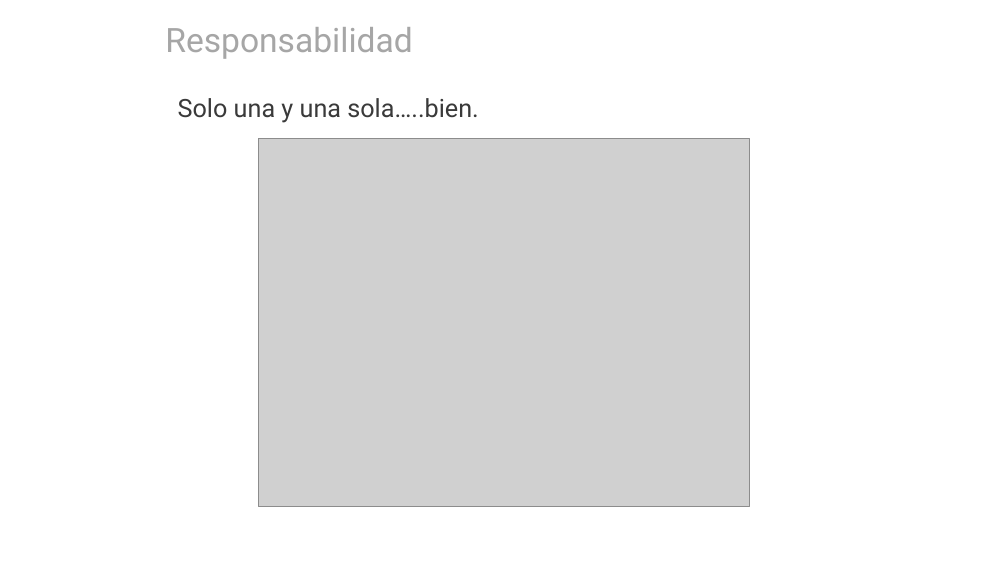
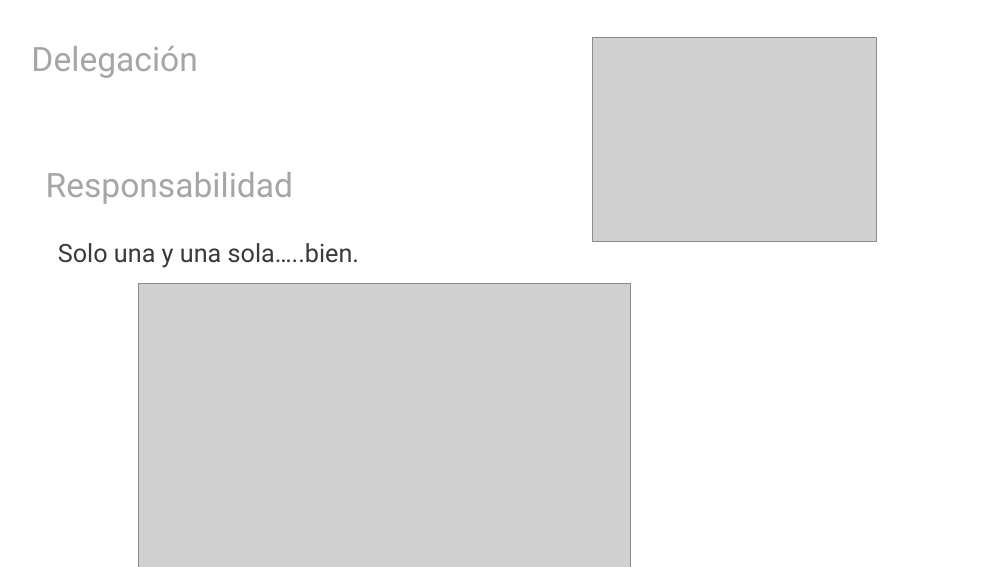
Before and after one commit to hexacta/HexactaLabs-NET, a slide deck: slide 9 of Presentaciones/4 - Programacion Orientada a Objetos.pptx (slide 26 before the commit). Drawn at 1008x567 pixels with LibreOffice and Linux fonts; fonts in the diff are those of the drawing; grey boxes stand for pictures; background and template pictures are left out. Boxes give left, top, right and bottom in pixels: in the first picture for what was removed or moved away, otherwise in the second. Text is boxed around its words. In the diff, an @@ line names an element or a change of style, - is before the commit and + after.

```diff
--- a/Presentaciones/4 - Programacion Orientada a Objetos.pptx
+++ b/Presentaciones/4 - Programacion Orientada a Objetos.pptx
@@ text added at (31,46,197,78), 32 pt, text #A6A6A6 @@
+Delegación
@@ picture added at (592,38,876,241) @@
@@ 2 texts, 1 picture: place and size @@
-2 texts, 1 picture at (165,27,750,507)
+2 texts, 1 picture at (46,172,630,567)
```
Also in this commit, not shown: 3 other slides changed, 42 slides removed, 2 other files.
